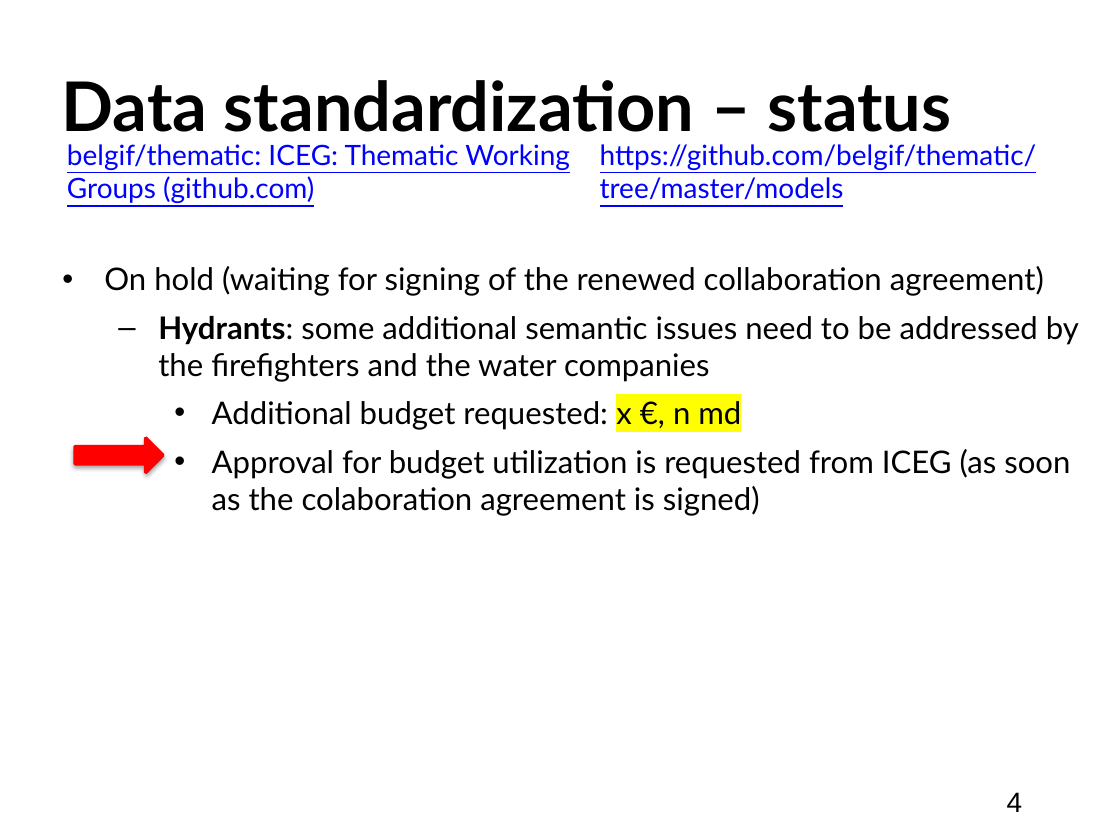
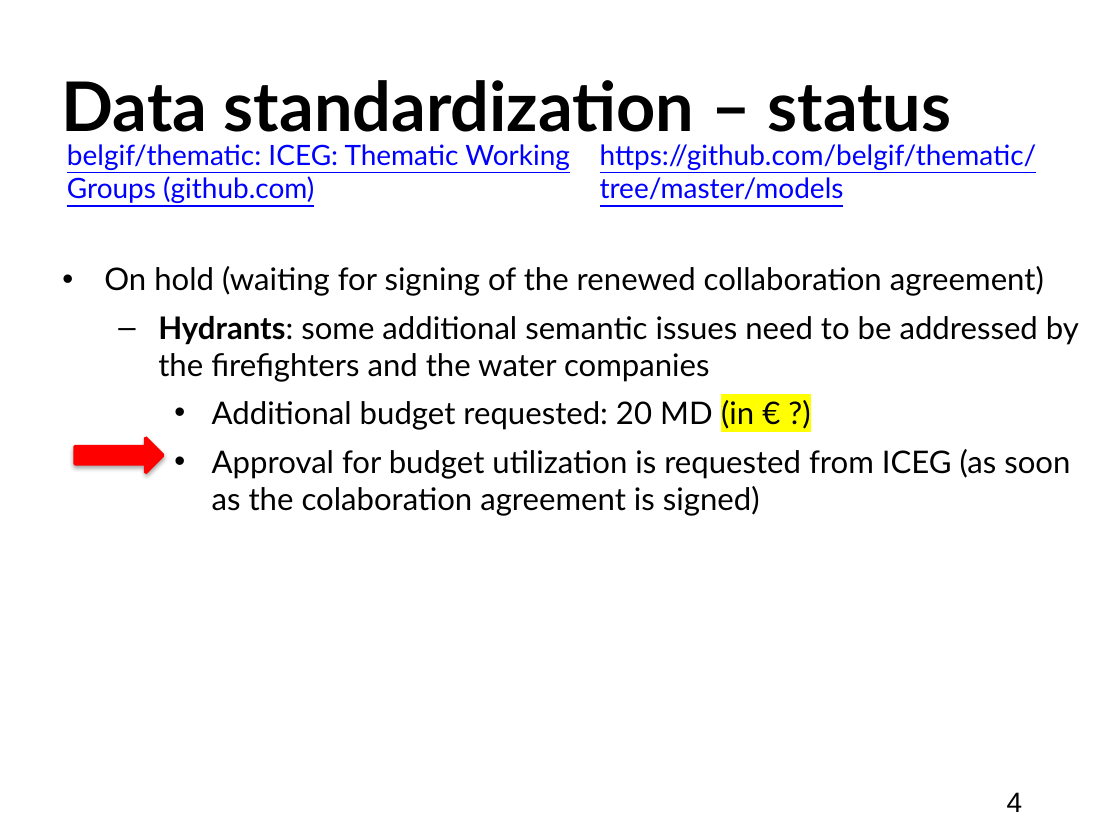
Before and after one commit to belgif/review, a slide deck: slide 4 of Meetings/2024-06-12/ICEG_standardisation_20240626.pptx. Drawn at 1120x840 pixels with LibreOffice and Linux fonts; fonts in the diff are those of the drawing. Boxes give left, top, right and bottom in pixels: in the first picture for what was removed or moved away, otherwise in the second. Text is boxed around its words. In the diff, an @@ line names an element or a change of style, - is before the commit and + after.

```diff
--- a/Meetings/2024-06-12/ICEG_standardisation_20240626.pptx
+++ b/Meetings/2024-06-12/ICEG_standardisation_20240626.pptx
@@ text at [212,400,754,430]: text changed @@
-    • Additional budget requested: x €, n md
+    • Additional budget requested: 20 MD (in € ?)
```
Also in this commit, not shown: 1 other slide changed.
